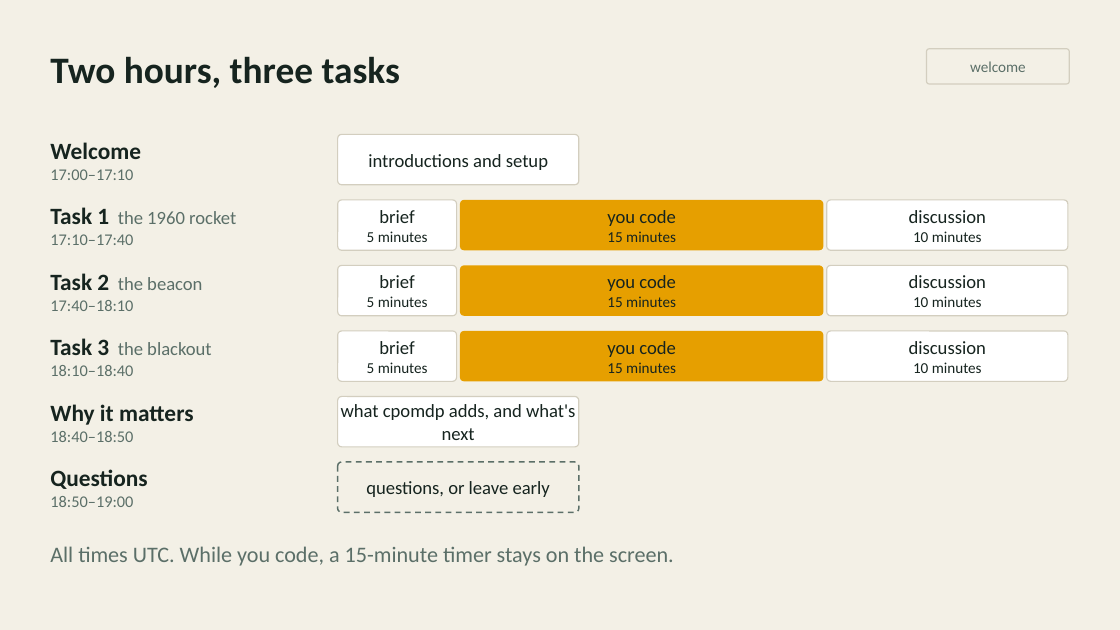
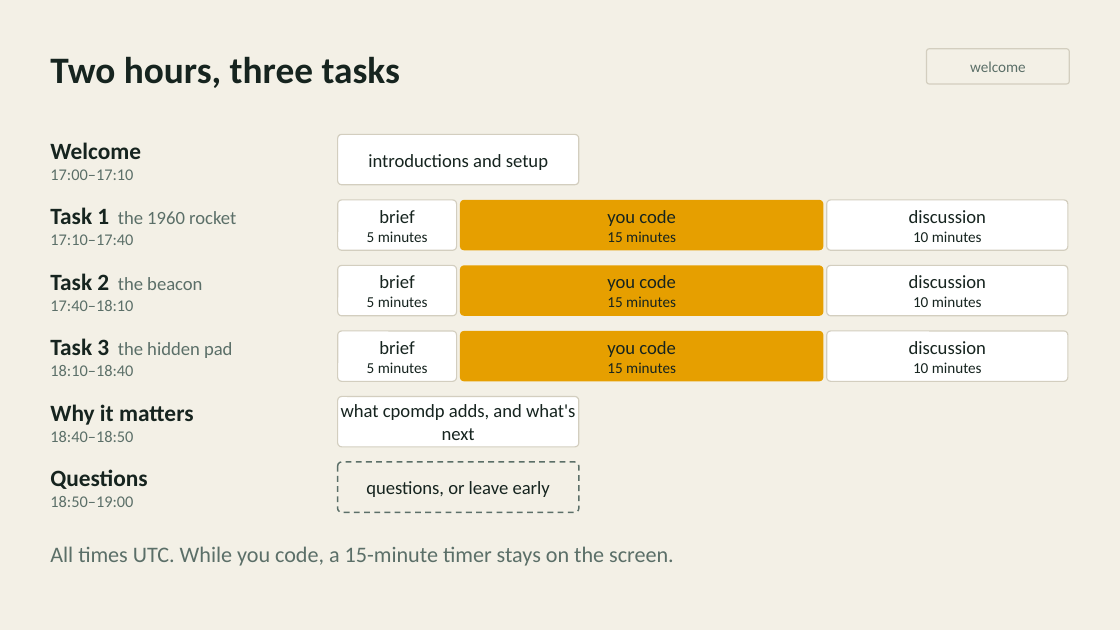
Before and after one commit to inferogenesis/cpomdp-workshop, a slide deck: slide 3 of deck/cpomdp_symposium_2026.pptx. Drawn at 1120x630 pixels with LibreOffice and Linux fonts; fonts in the diff are those of the drawing. Boxes give left, top, right and bottom in pixels: in the first picture for what was removed or moved away, otherwise in the second. Text is boxed around its words. In the diff, an @@ line names an element or a change of style, - is before the commit and + after.

```diff
--- a/deck/cpomdp_symposium_2026.pptx
+++ b/deck/cpomdp_symposium_2026.pptx
@@ text at <box>50,338,232,358</box>: text changed @@
-Task 3 the blackout
+Task 3 the hidden pad
```
Also in this commit, not shown: 5 other slides changed, 3 slides added, 4 slides removed, 5 other files.
